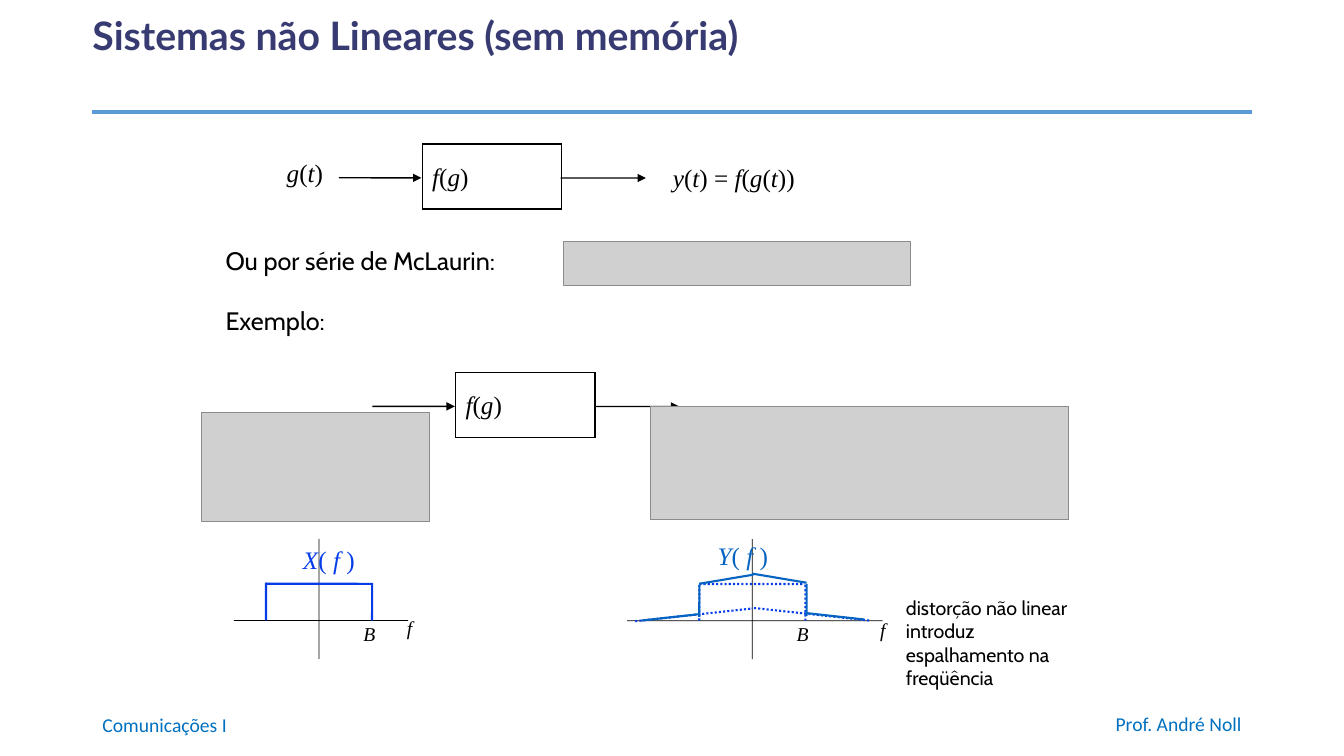
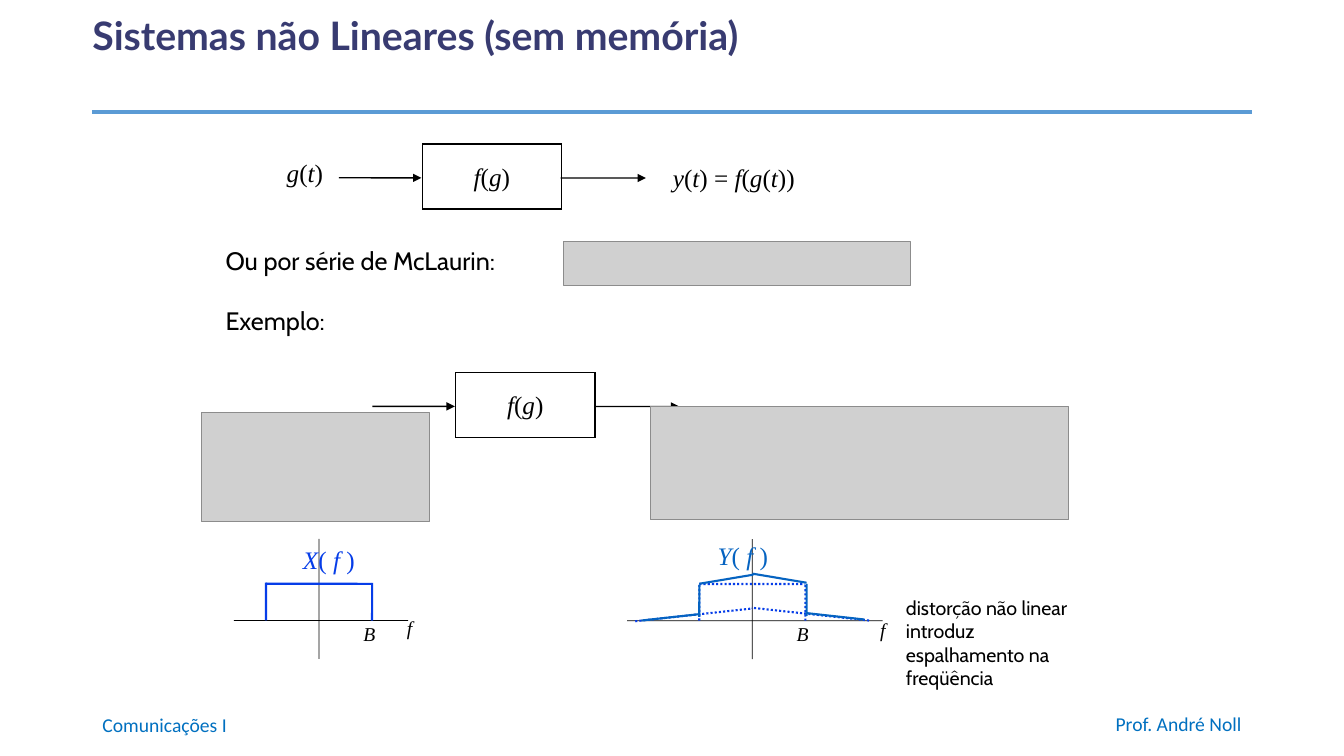
Before and after one commit to anollba/comunicacoes_i_ufrj, a slide deck: slide 26 of slides/Part1-Sistemas/01_04_Sistemas.pptx. Drawn at 1344x756 pixels with LibreOffice and Linux fonts; fonts in the diff are those of the drawing; grey boxes stand for pictures; background and template pictures are left out. Boxes give left, top, right and bottom in pixels: in the first picture for what was removed or moved away, otherwise in the second. Text is boxed around its words. In the diff, an @@ line names an element or a change of style, - is before the commit and + after.

```diff
--- a/slides/Part1-Sistemas/01_04_Sistemas.pptx
+++ b/slides/Part1-Sistemas/01_04_Sistemas.pptx
@@ rectangle "f(g)" at (422,144,562,210): alignment left to centre @@
@@ rectangle "f(g)" at (456,372,595,438): alignment left to centre @@
```
Also in this commit, not shown: 6 other slides changed, 1 other file.
